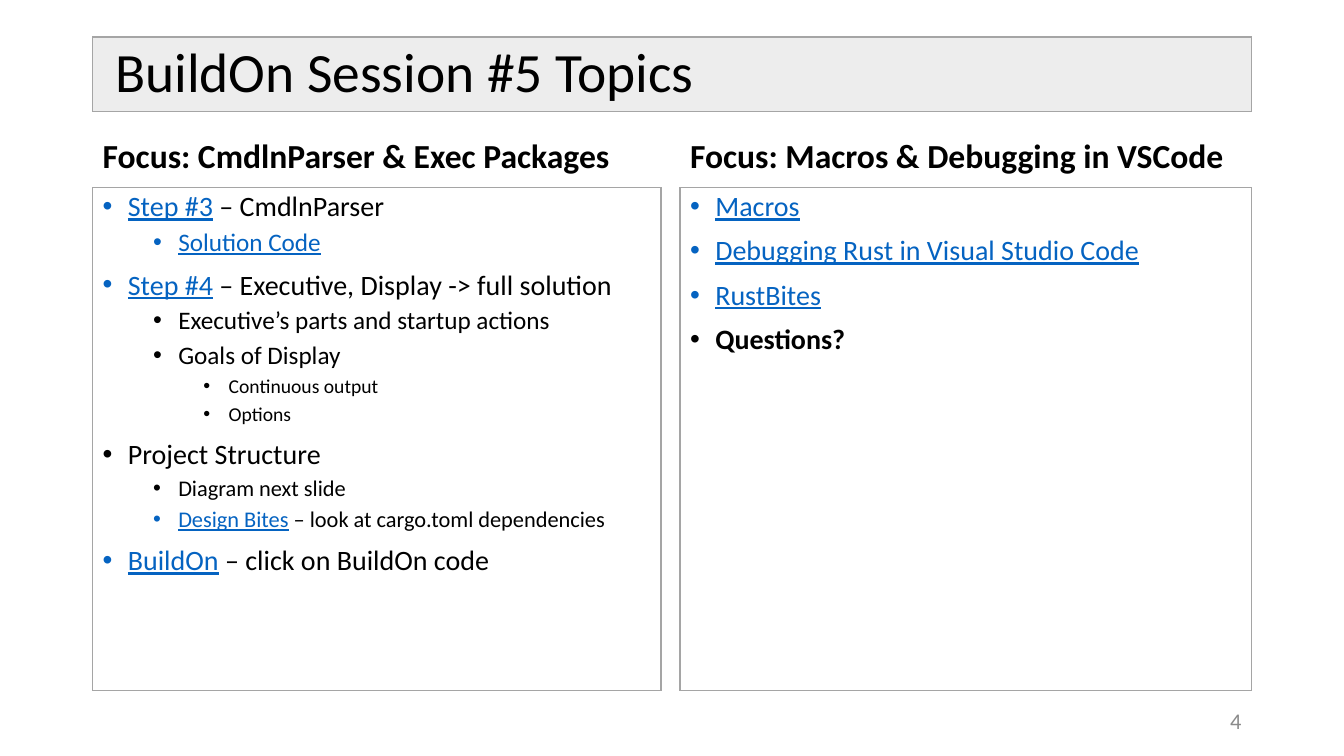
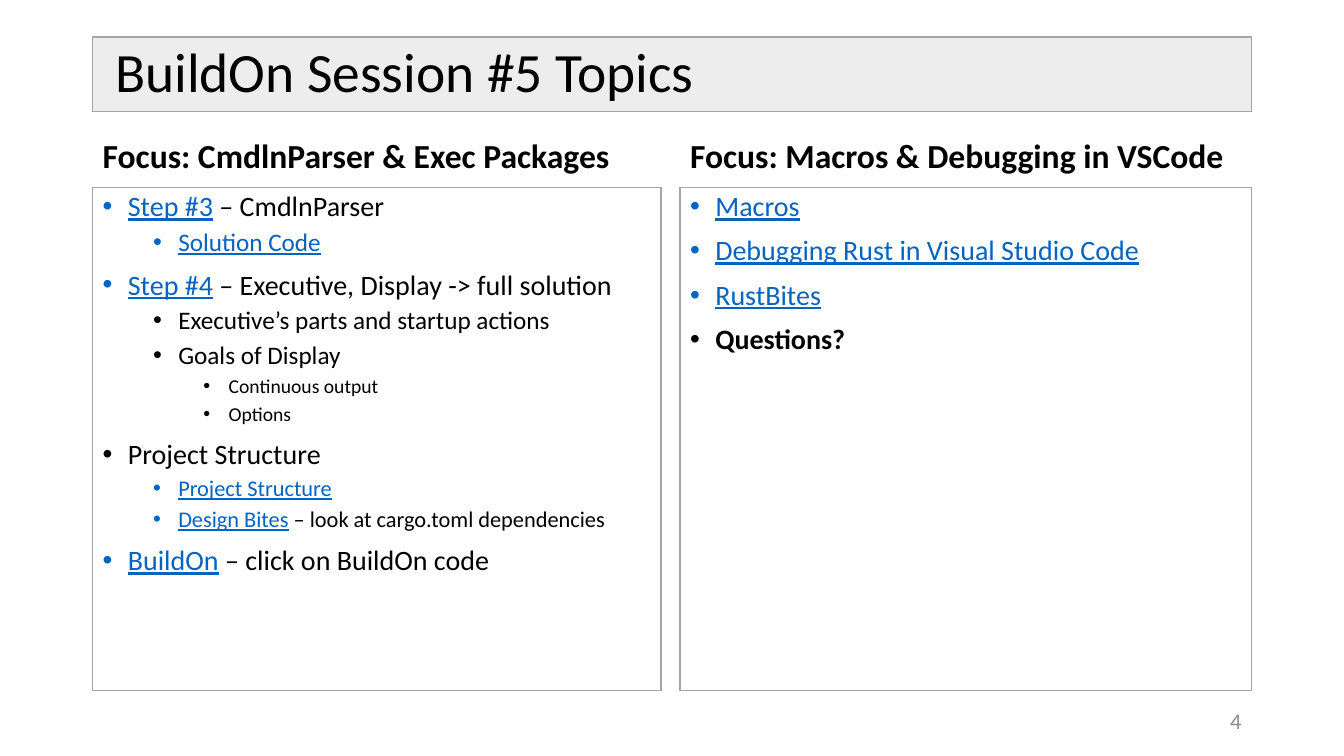
Before and after one commit to JimFawcett/JimFawcett.github.io, a slide deck: slide 4 of Resources/Build-On-5.pptx. Drawn at 1344x756 pixels with LibreOffice and Linux fonts; fonts in the diff are those of the drawing. Boxes give left, top, right and bottom in pixels: in the first picture for what was removed or moved away, otherwise in the second. Text is boxed around its words. In the diff, an @@ line names an element or a change of style, - is before the commit and + after.

```diff
--- a/Resources/Build-On-5.pptx
+++ b/Resources/Build-On-5.pptx
@@ text at <box>178,480,331,500</box>: text changed; text colour #000000 to #0563C1 @@
-  • Diagram next slide
+  • Project Structure
```
Also in this commit, not shown: 11 other files.
